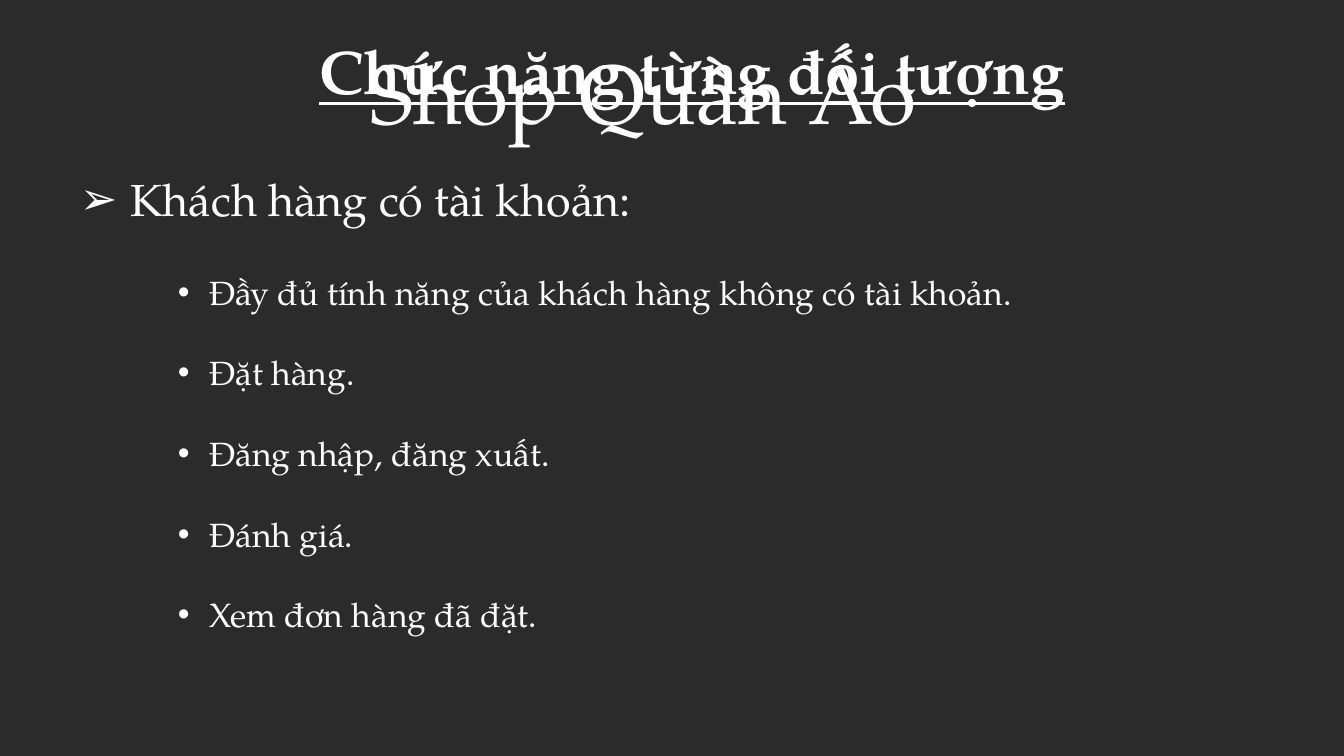
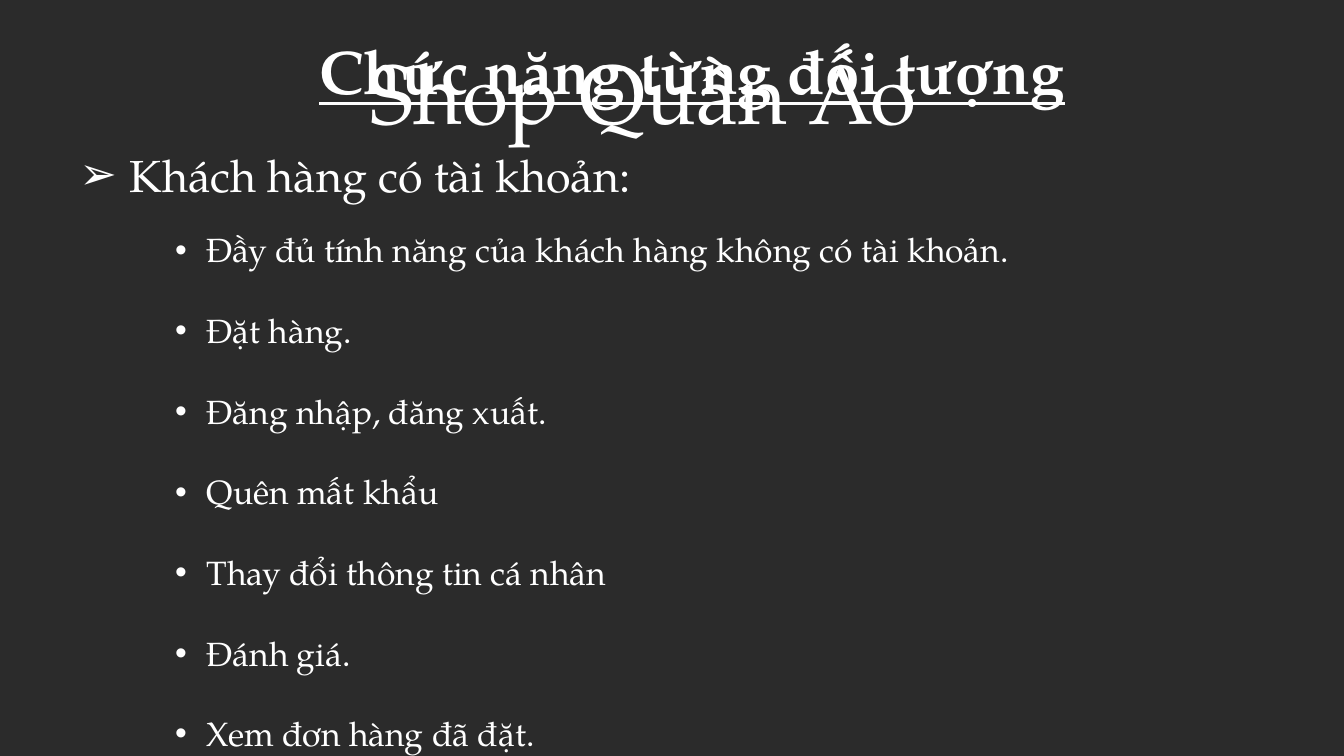
Before and after one commit to trungthienpyf/DoAn, a slide deck: slide 6 of tai_lieu/pp_do_an_j2.pptx. Drawn at 1344x756 pixels with LibreOffice and Linux fonts; fonts in the diff are those of the drawing; background and template pictures are left out; a plain dark background stands for a picture behind light text. Boxes give left, top, right and bottom in pixels: in the first picture for what was removed or moved away, otherwise in the second. Text is boxed around its words. In the diff, an @@ line names an element or a change of style, - is before the commit and + after.

```diff
--- a/tai_lieu/pp_do_an_j2.pptx
+++ b/tai_lieu/pp_do_an_j2.pptx
@@ text "Khách hàng có tài khoản:" rewrapped from bbox=[130, 183, 631, 229] to bbox=[130, 145, 630, 205] @@
@@ text "Đầy đủ tính năng của ...": place and size @@
-text "Đầy đủ tính năng của ..." at bbox=[209, 278, 1011, 637]
+text "Đầy đủ tính năng của ..." at bbox=[207, 235, 1008, 756]
@@ text at bbox=[207, 475, 606, 595]: paragraphs added @@
+• Quên mất khẩu
+• Thay đổi thông tin cá nhân
```
Also in this commit, not shown: 2 other files.
